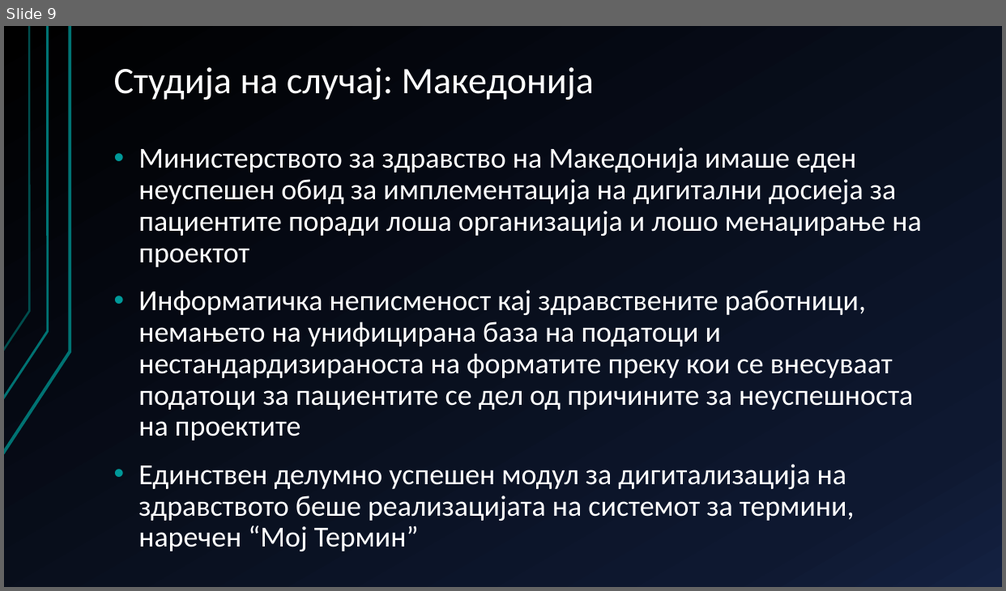
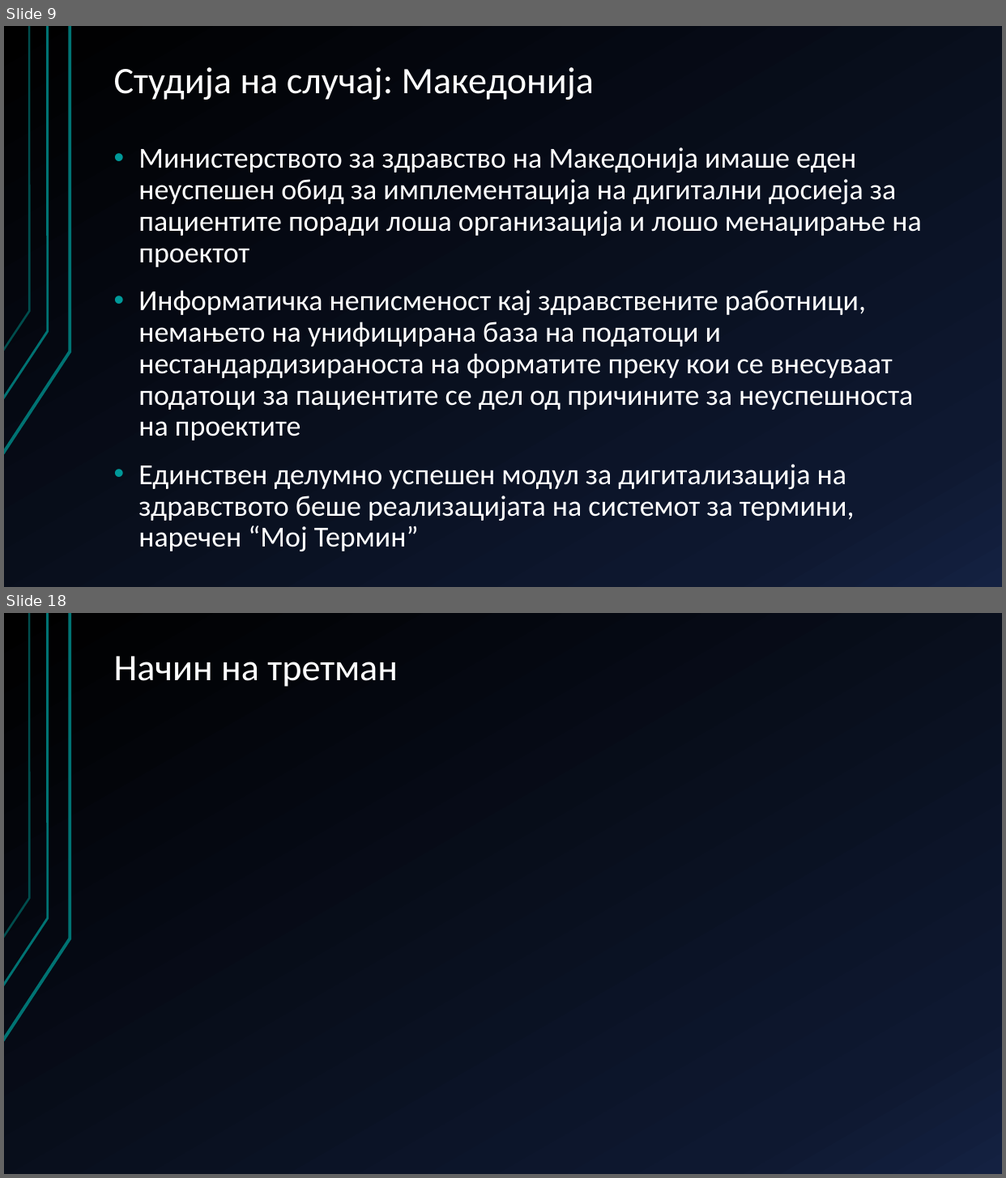
Before and after one commit to AlenDosev/Master, a slide deck: Master.pptx. Shown one above the other, each under a label of ours: slide 9 before the commit, slides 9 and 18 after it; the slides between them are not shown. The pictures are 1006x591 and 1006x1178 pixels, drawn with LibreOffice and Linux fonts; fonts in the diff are those of the drawing. Boxes give left, top, right and bottom in pixels: in the first picture for what was removed or moved away, otherwise in the second. Text is boxed around its words. In the diff, an @@ line names an element or a change of style, - is before the commit and + after.

```diff
--- a/Master.pptx
+++ b/Master.pptx
@@ slide 18 added at (4, 613, 1002, 1174), background gradient #000000 to #0F1931 to #142242; not listed: 3 template elements that a slide beside it also shows @@
@@ title added at (114, 656, 398, 687), 36 pt, text #FFFFFF @@
+Начин на третман
```
Also in this commit, not shown: 1 slide changed, 7 other slides added, 8 slides removed, 1 other file.
